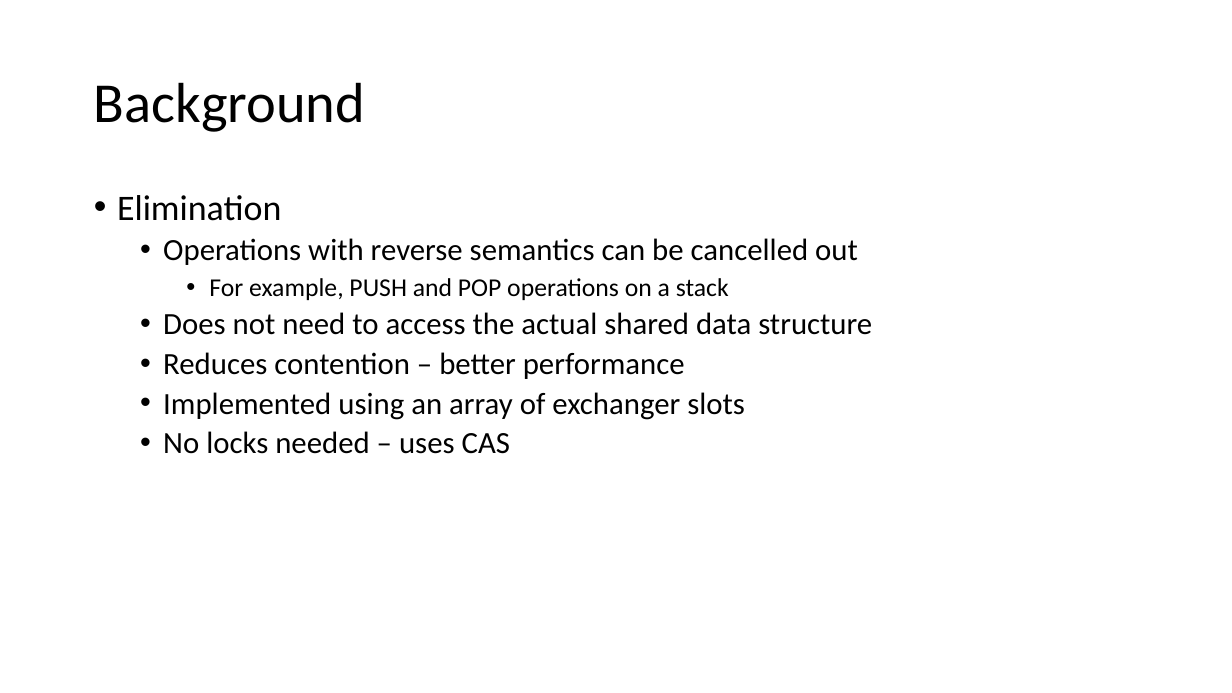
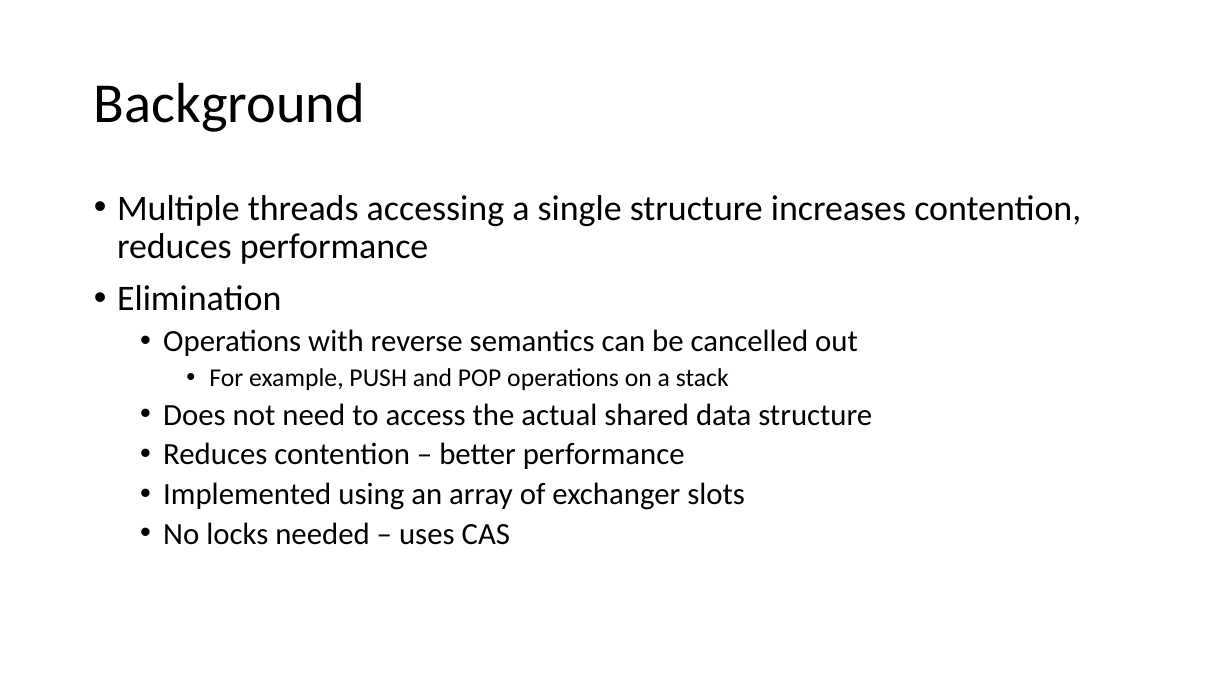
Before and after one commit to echoukse/MulticoreProject, a slide deck: slide 5 of report/Shared Stack Implementation and Analysis Using Queue Delegation.pptx (slide 4 before the commit). Drawn at 1232x693 pixels with LibreOffice and Linux fonts; fonts in the diff are those of the drawing. Boxes give left, top, right and bottom in pixels: in the first picture for what was removed or moved away, otherwise in the second. Text is boxed around its words. In the diff, an @@ line names an element or a change of style, - is before the commit and + after.

```diff
--- a/report/Shared Stack Implementation and Analysis Using Queue Delegation.pptx
+++ b/report/Shared Stack Implementation and Analysis Using Queue Delegation.pptx
@@ text at box(117, 195, 1081, 264): paragraph added @@
+• Multiple threads accessing a single structure increases contention, reduces performance
```
Also in this commit, not shown: 3 other slides changed, 2 slides added.
